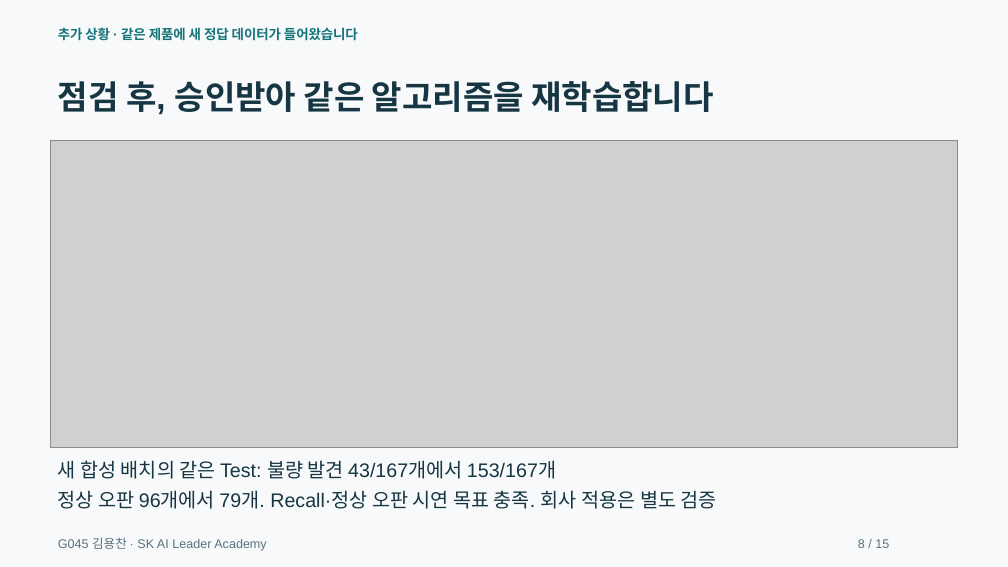
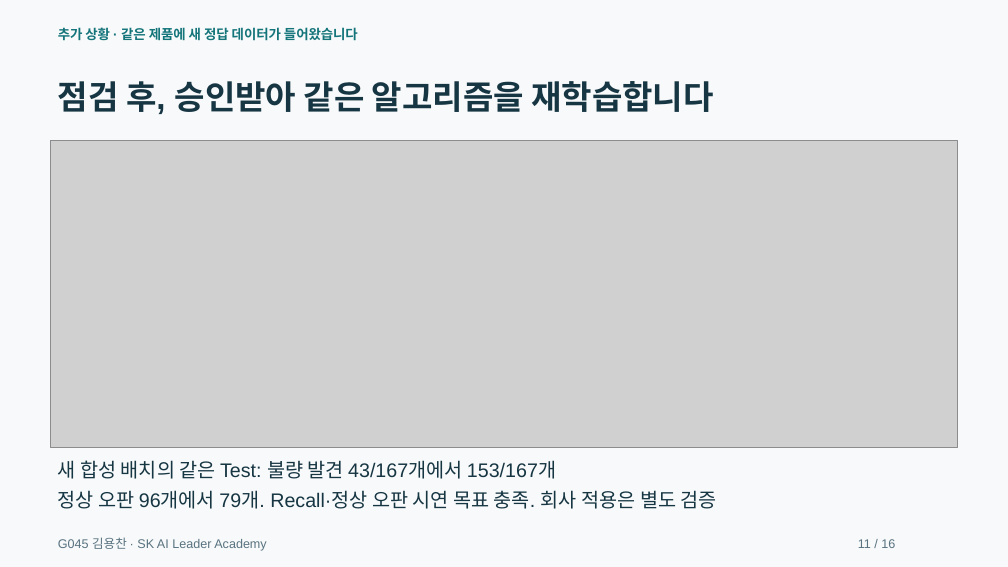
Before and after one commit to dragonchan95/Semiconductor-AI-Agent, a slide deck: slide 11 of docs/G045_Semiconductor_Agent.pptx (slide 8 before the commit). Drawn at 1008x567 pixels with LibreOffice and Linux fonts; fonts in the diff are those of the drawing; grey boxes stand for pictures. Boxes give left, top, right and bottom in pixels: in the first picture for what was removed or moved away, otherwise in the second. Text is boxed around its words. In the diff, an @@ line names an element or a change of style, - is before the commit and + after.

```diff
--- a/docs/G045_Semiconductor_Agent.pptx
+++ b/docs/G045_Semiconductor_Agent.pptx
@@ text at bbox=[858, 539, 895, 548]: text changed @@
-8 / 15
+11 / 16
```
Also in this commit, not shown: 13 other slides changed, 2 slides added, 1 slide removed, 29 other files.
